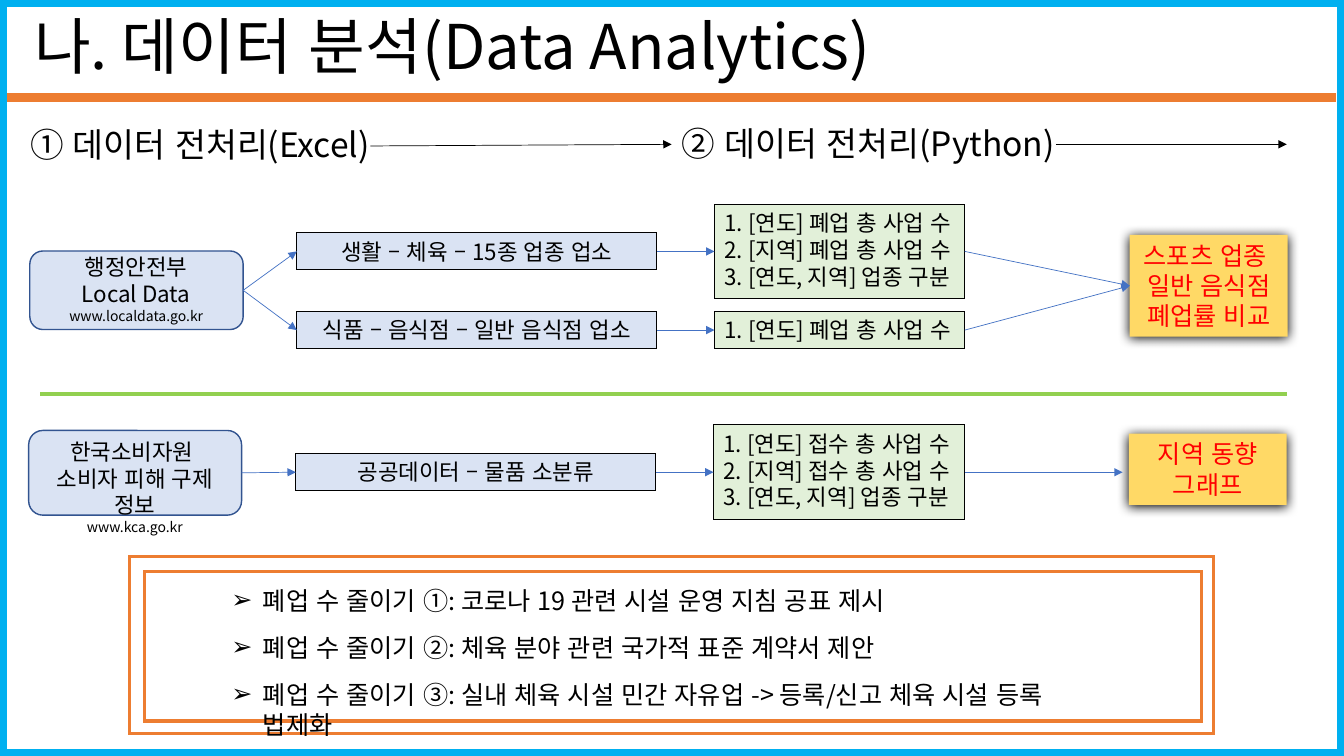
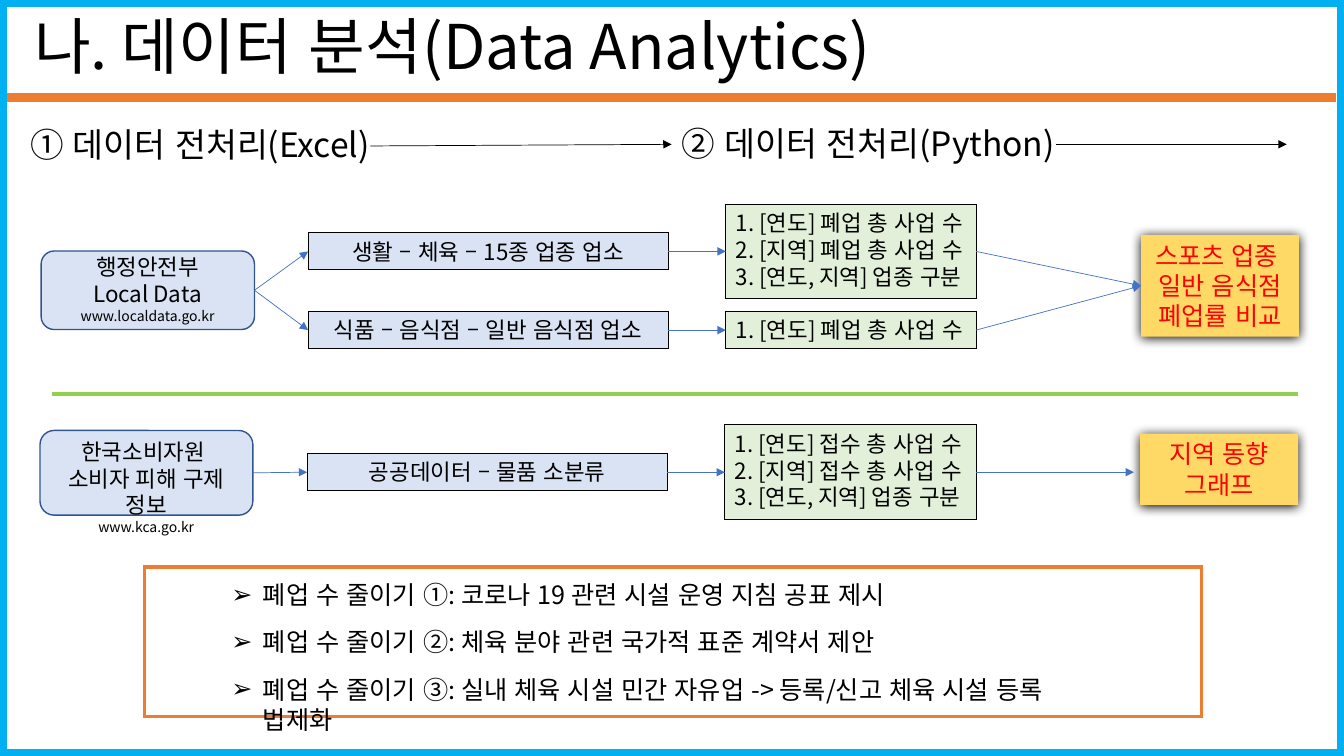
Before and after one commit to seungjae1162/SportsData, a slide deck: slide 8 of standard_in_2020-12-31/코로나19에따른 스포츠시설 폐업 수(20201228_20210103).pptx (slide 9 before the commit). Drawn at 1344x756 pixels with LibreOffice and Linux fonts; fonts in the diff are those of the drawing. Boxes give left, top, right and bottom in pixels: in the first picture for what was removed or moved away, otherwise in the second. Text is boxed around its words. In the diff, an @@ line names an element or a change of style, - is before the commit and + after.

```diff
--- a/standard_in_2020-12-31/코로나19에따른 스포츠시설 폐업 수(20201228_20210103).pptx
+++ b/standard_in_2020-12-31/코로나19에따른 스포츠시설 폐업 수(20201228_20210103).pptx
@@ 9 arrows, 5 rectangles, 2 texts, 2 rounded rectangles, 1 line: place and size @@
-9 arrows, 5 rectangles, 2 texts, 2 rounded rectangles, 1 line at (29, 204, 1289, 536)
+9 arrows, 5 rectangles, 2 texts, 2 rounded rectangles, 1 line at (40, 204, 1300, 536)
@@ 3 rectangles: place and size @@
-3 rectangles at (295, 233, 656, 491)
+3 rectangles at (308, 233, 668, 491)
@@ rectangle removed at (130, 557, 1214, 734) @@
@@ rectangle: place and size @@
-rectangle at (144, 572, 1202, 722)
+rectangle at (144, 568, 1202, 718)
@@ text "폐업 수 줄이기 ①: 코로나 ...": place and size @@
-text "폐업 수 줄이기 ①: 코로나 ..." at (263, 588, 1042, 709)
+text "폐업 수 줄이기 ①: 코로나 ..." at (263, 582, 1042, 704)
```
Also in this commit, not shown: 8 other slides changed, 5 slides added.
